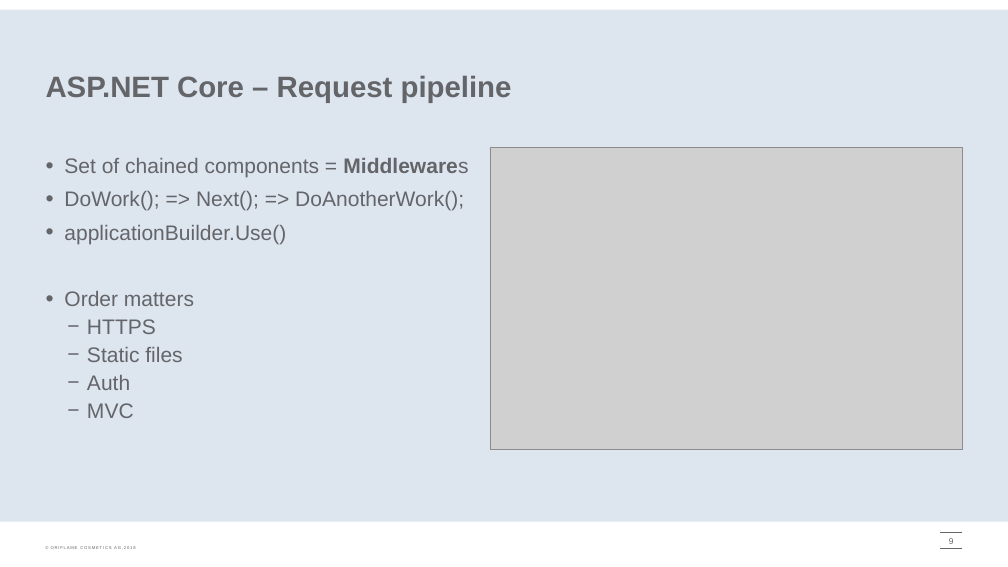
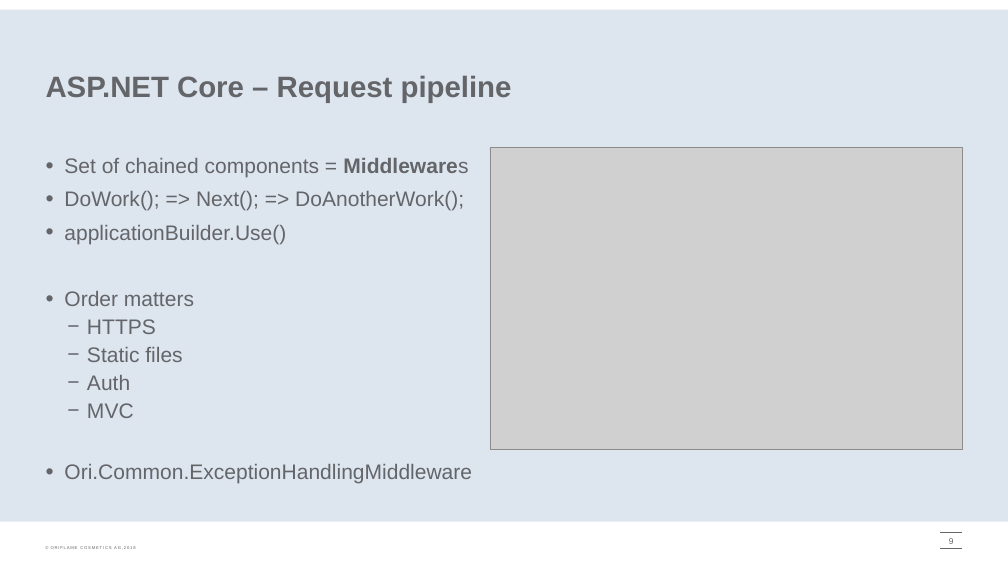
Before and after one commit to onpaj/coreintro, a slide deck: slide 9 of docs/CoreIntro.pptx. Drawn at 1008x567 pixels with LibreOffice and Linux fonts; fonts in the diff are those of the drawing; grey boxes stand for pictures; background and template pictures are left out. Boxes give left, top, right and bottom in pixels: in the first picture for what was removed or moved away, otherwise in the second. Text is boxed around its words. In the diff, an @@ line names an element or a change of style, - is before the commit and + after.

```diff
--- a/docs/CoreIntro.pptx
+++ b/docs/CoreIntro.pptx
@@ text at (64,464,472,483): paragraph added @@
+• Ori.Common.ExceptionHandlingMiddleware
```
Also in this commit, not shown: 1 other slide changed, 1 other file.
